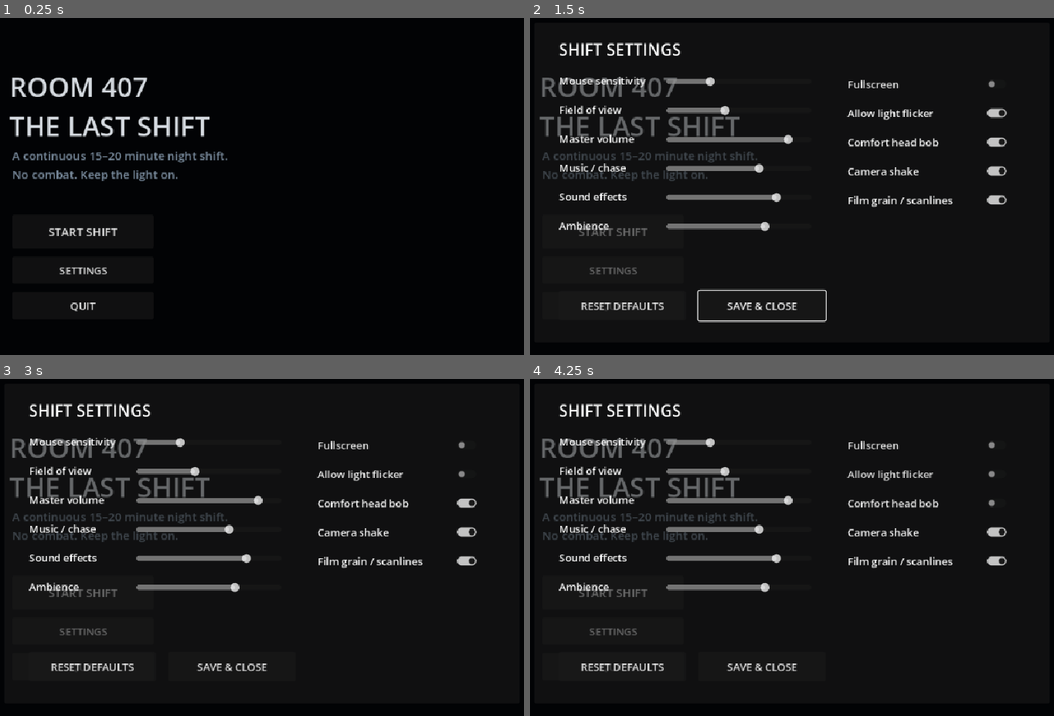
Above: before the commit, frames 1-4 (two rows, left to right).
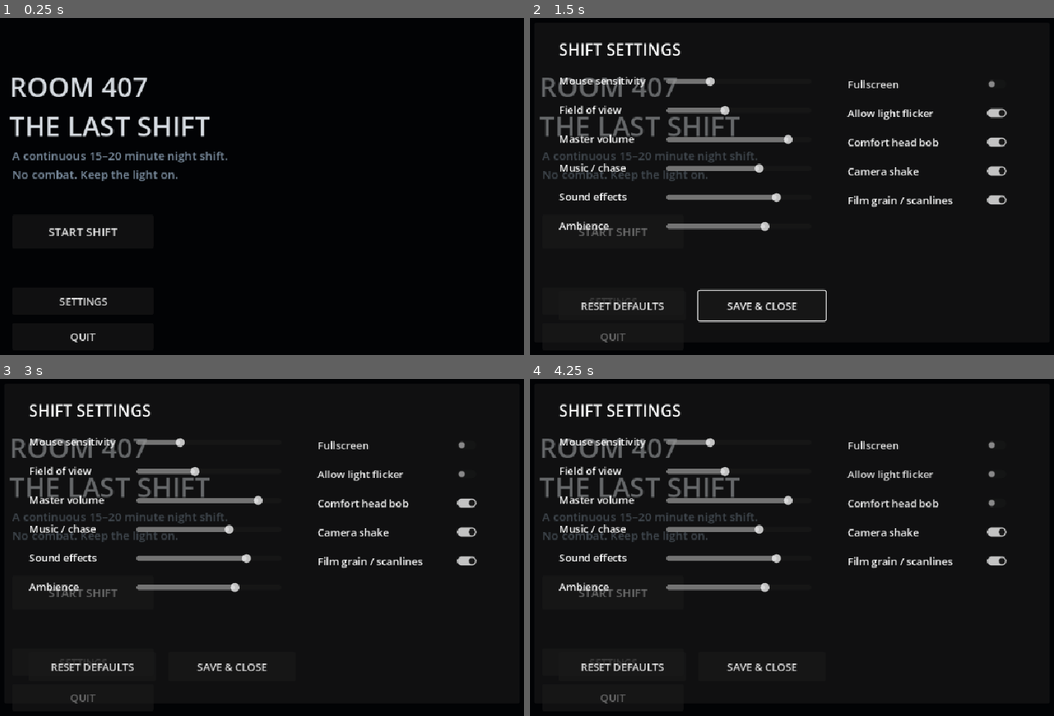
Above: after the commit, the same moments.

Repository: JasonTM17/Horror_Game_Funny
Game: Godot game, scene res://scenes/boot/boot.tscn
Same seed, same stepped clock (60 frames per second), same inputs: the game is played once before the commit and once after it.
Inputs:
- Up to frame 1 (0.25 s): no input
- Up to frame 2 (1.5 s): click "SETTINGS" at 0.5 s; click "START SHIFT" at 1.25 s
- Up to frame 3 (3 s): click "START SHIFT" at 2 s; click "Allow light flicker" at 2.75 s
- Up to frame 4 (4.25 s): click "Comfort head bob" at 3.5 s

The runs differ from the first frame. In frame 1, 0.4% of the frame differs, in the area x 11-21%, y 73-97%; in frame 2, 0.2%; in frame 3, 0.2%; in frame 4, 0.2%.

Commit message:
feat: add checkpoint continue and pause settings

Diff:
--- a/scenes/ui/pause-menu.tscn
+++ b/scenes/ui/pause-menu.tscn
@@ -1,6 +1,7 @@
-[gd_scene load_steps=2 format=3]
+[gd_scene load_steps=3 format=3]
 
 [ext_resource type="Script" path="res://scripts/ui/pause-menu.gd" id="1_pause"]
+[ext_resource type="PackedScene" path="res://scenes/ui/settings-panel.tscn" id="2_settings"]
 
 [node name="PauseMenu" type="CanvasLayer"]
 script = ExtResource("1_pause")
@@ -29,14 +30,23 @@
 
 [node name="Restart" type="Button" parent="Panel"]
 offset_left = 55.0
-offset_top = 150.0
+offset_top = 198.0
 offset_right = 265.0
-offset_bottom = 198.0
+offset_bottom = 246.0
 text = "RESTART SHIFT"
 
 [node name="Menu" type="Button" parent="Panel"]
 offset_left = 55.0
-offset_top = 210.0
+offset_top = 258.0
 offset_right = 265.0
-offset_bottom = 258.0
+offset_bottom = 306.0
 text = "MAIN MENU"
+
+[node name="Settings" type="Button" parent="Panel"]
+offset_left = 55.0
+offset_top = 150.0
+offset_right = 265.0
+offset_bottom = 188.0
+text = "SETTINGS"
+
+[node name="SettingsPanel" parent="." instance=ExtResource("2_settings")]
--- a/scripts/player/player-controller.gd
+++ b/scripts/player/player-controller.gd
@@ -34,7 +34,7 @@
 		flashlight.visible = _flashlight_on
 		flashlight_changed.emit(_flashlight_on)
 	if event.is_action_pressed("pause_game"):
-		if _locks.has("note") or _locks.has("radio") or _locks.has("fail") or _locks.has("ending"):
+		if _locks.has("note") or _locks.has("radio") or _locks.has("settings") or _locks.has("fail") or _locks.has("ending"):
 			return
 		_toggle_pause()
 
--- a/scripts/ui/boot-menu.gd
+++ b/scripts/ui/boot-menu.gd
@@ -1,7 +1,6 @@
 extends Node
 
 func _ready() -> void:
-	GameState.reset_run()
 	var layer := CanvasLayer.new()
 	add_child(layer)
 	var panel := ColorRect.new()
@@ -21,21 +20,32 @@
 	subtitle.add_theme_color_override("font_color", Color(0.48, 0.55, 0.62))
 	panel.add_child(subtitle)
 	var start := Button.new()
+	start.name = "Start"
 	start.text = "START SHIFT"
 	start.position = Vector2(92, 320)
 	start.size = Vector2(220, 52)
 	start.add_theme_font_size_override("font_size", 18)
 	start.pressed.connect(_start_shift)
 	panel.add_child(start)
+	var continue_shift := Button.new()
+	continue_shift.name = "Continue"
+	continue_shift.text = "CONTINUE CHECKPOINT"
+	continue_shift.position = Vector2(92, 378)
+	continue_shift.size = Vector2(220, 42)
+	continue_shift.visible = not GameState.checkpoint.is_empty()
+	continue_shift.pressed.connect(_continue_shift)
+	panel.add_child(continue_shift)
 	var settings := Button.new()
+	settings.name = "Settings"
 	settings.text = "SETTINGS"
-	settings.position = Vector2(92, 385)
+	settings.position = Vector2(92, 433)
 	settings.size = Vector2(220, 42)
 	settings.pressed.connect(_show_settings)
 	panel.add_child(settings)
 	var quit := Button.new()
+	quit.name = "Quit"
 	quit.text = "QUIT"
-	quit.position = Vector2(92, 440)
+	quit.position = Vector2(92, 488)
 	quit.size = Vector2(220, 42)
 	quit.pressed.connect(func() -> void: get_tree().quit())
 	panel.add_child(quit)
@@ -44,7 +54,11 @@
 	settings_panel.name = "SettingsPanel"
 
 func _start_shift() -> void:
+	GameState.reset_run()
 	SceneRouter.change_scene("res://scenes/gameplay/gameplay.tscn")
+
+func _continue_shift() -> void:
+	SceneRouter.reload_checkpoint()
 
 func _show_settings() -> void:
 	var settings_panel := get_node_or_null("SettingsPanel")
--- a/scripts/ui/pause-menu.gd
+++ b/scripts/ui/pause-menu.gd
@@ -3,8 +3,10 @@
 func _ready() -> void:
 	process_mode = Node.PROCESS_MODE_ALWAYS
 	$Panel/Resume.pressed.connect(_resume)
+	$Panel/Settings.pressed.connect(_settings)
 	$Panel/Restart.pressed.connect(_restart)
 	$Panel/Menu.pressed.connect(_menu)
+	$SettingsPanel.panel_closed.connect(_on_settings_closed)
 
 func _process(_delta: float) -> void:
 	$Panel.visible = get_tree().paused
@@ -20,6 +22,17 @@
 	GameState.reset_run()
 	SceneRouter.change_scene("res://scenes/gameplay/gameplay.tscn")
 
+func _settings() -> void:
+	var player := get_tree().get_first_node_in_group("player")
+	if player != null:
+		player.set_input_locked("settings", true)
+	$SettingsPanel.open_panel()
+
+func _on_settings_closed() -> void:
+	var player := get_tree().get_first_node_in_group("player")
+	if player != null:
+		player.set_input_locked("settings", false)
+
 func _menu() -> void:
 	get_tree().paused = false
 	SceneRouter.change_scene("res://scenes/boot/boot.tscn")
--- a/scripts/ui/settings-panel.gd
+++ b/scripts/ui/settings-panel.gd
@@ -1,4 +1,6 @@
 extends CanvasLayer
+
+signal panel_closed
 
 func _ready() -> void:
 	process_mode = Node.PROCESS_MODE_ALWAYS
@@ -33,8 +35,16 @@
 	$Panel/Close.grab_focus()
 
 func close_panel() -> void:
+	if not visible:
+		return
 	SettingsManager.save_settings()
 	visible = false
+	panel_closed.emit()
+
+func _unhandled_input(event: InputEvent) -> void:
+	if visible and event.is_action_pressed("pause_game"):
+		get_viewport().set_input_as_handled()
+		close_panel()
 
 func _on_sensitivity(value: float) -> void:
 	SettingsManager.set_mouse_sensitivity(value)
--- a/tests/settings-audio-test.gd
+++ b/tests/settings-audio-test.gd
@@ -1,6 +1,9 @@
 extends Node
 
 const SETTINGS_SCENE := preload("res://scenes/ui/settings-panel.tscn")
+const PAUSE_SCENE := preload("res://scenes/ui/pause-menu.tscn")
+const BOOT_SCENE := preload("res://scenes/boot/boot.tscn")
+const PLAYER_SCENE := preload("res://scenes/player/player.tscn")
 
 func _ready() -> void:
 	await get_tree().process_frame
@@ -20,9 +23,32 @@
 	AudioManager.start_drone("test_drone", 51.0, -30.0, "Ambience")
 	await get_tree().process_frame
 	AudioManager.stop_tone("test_drone")
+	var pause_menu := PAUSE_SCENE.instantiate()
+	add_child(pause_menu)
+	var player := PLAYER_SCENE.instantiate()
+	add_child(player)
+	await get_tree().process_frame
+	if not _require(pause_menu.has_node("Panel/Settings") and pause_menu.has_node("SettingsPanel"), "pause settings entry missing"): return
+	player.set_input_locked("pause", true)
+	pause_menu._settings()
+	if not _require(pause_menu.get_node("SettingsPanel").visible and player.is_input_locked(), "pause settings did not preserve the input lock"): return
+	pause_menu.get_node("SettingsPanel").close_panel()
+	if not _require(player.is_input_locked(), "closing settings cleared the pause lock"): return
+	player.set_input_locked("pause", false)
+	GameState.set_objective("Continue test")
+	GameState.create_checkpoint("res://scenes/gameplay/gameplay.tscn", "room_entrance")
+	var boot_menu := BOOT_SCENE.instantiate()
+	add_child(boot_menu)
+	await get_tree().process_frame
+	var continue_button := boot_menu.find_child("Continue", true, false) as Button
+	if not _require(continue_button != null and continue_button.visible, "checkpoint continue button missing"): return
 	SettingsManager.reset_defaults()
 	print("SETTINGS_AUDIO_TEST_OK")
 	panel.queue_free()
+	pause_menu.queue_free()
+	player.queue_free()
+	boot_menu.queue_free()
+	GameState.reset_run()
 	await get_tree().process_frame
 	get_tree().quit()
 
